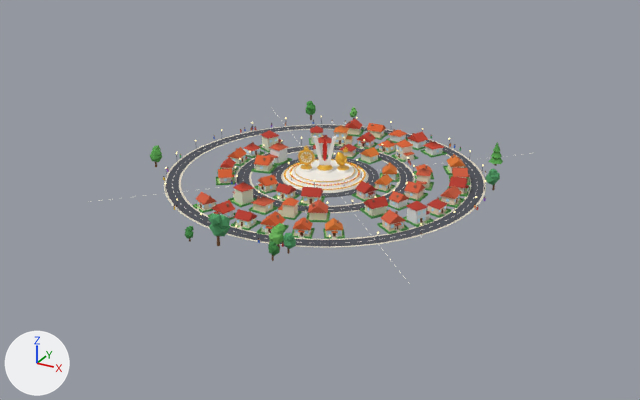
The glTF model towns/tirupati.glb, before and after one commit.
One viewpoint serves both versions: a camera (50 mm lens) standing at (171.0, -315.0, 146.0) and looking at (4.0, -11.0, -6.0). The axes (+X, +Y, +Z) are drawn at lower left. The lights are the same throughout. The older version comes first. Where no turn or scale is listed for an object, it has been applied to the vertices. Vertices at exactly the same position are counted once.

Before the edit, the objects in view are built like this:
```python
me_mesh_25 = bpy.data.meshes.new('Mesh_25')
me_mesh_25.from_pydata(...)  # 3735 vertices, 5212 faces; spans x -73.0..73.0, y -79.0..79.0, z -9.0..9.0
me_mesh_25.materials.append(mat_palettematerial001)
ob_mesh_25 = bpy.data.objects.new('Mesh_25', me_mesh_25)
ob_mesh_25.location = (-0.9, -3.5, 9.1)
```
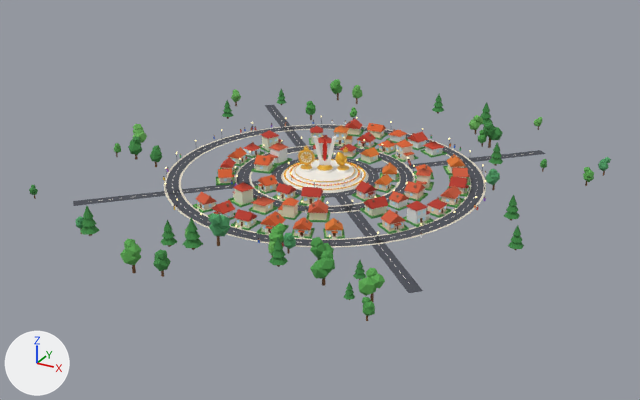
Where the newer file only moved an object's origin or applied its transform, the numbers keep the older frame.

What differs and where, as boxes [x1, y1, x2, y2] in the pictures (640 x 400 px):
'Mesh_25', reshaped (65% wider, 51% taller): before [150, 101, 503, 261]; after [29, 79, 611, 321]
part 1 of me_mesh_25, added: after [598, 163, 609, 171]
part 2 of me_mesh_25, added: after [222, 112, 234, 117]
part 3 of me_mesh_25, added: after [128, 143, 142, 155]
part 4 of me_mesh_25, added: after [132, 136, 141, 144]
part 5 of me_mesh_25, added: after [331, 85, 342, 94]
part 6 of me_mesh_25, added: after [330, 81, 339, 91]
part 7 of me_mesh_25, added: after [478, 135, 486, 143]
part 8 of me_mesh_25, built on: before [278, 144, 451, 170]; after [29, 85, 594, 321]
part 9 of me_mesh_25, added: after [133, 124, 147, 143]
part 10 of me_mesh_25, surface changed: [150, 107, 503, 254] in both

Diff of the bpy script that builds the scene:
```diff
--- a/towns/tirupati.glb.py
+++ b/towns/tirupati.glb.py
@@ me_mesh_25 @@
 # used by ob_mesh_25; location = (-0.9, -3.5, 9.1)
-me_mesh_25.from_pydata(...)  # 3735 vertices, 5212 faces; spans x -73.0..73.0, y -79.0..79.0, z -9.0..9.0
+me_mesh_25.from_pydata(...)  # 5179 vertices, 7572 faces; spans x -96.0..109.0, y -109.0..112.0, z -9.0..9.0
+# me_mesh_25 part 1: a new loose piece, an icosphere of 20 faces spanning x 103.9..108.6, y 60.8..65.2, z -7.1..-2.7, in mat_palettematerial001
+# me_mesh_25 part 2: a new loose piece, a 6-sided cone pointing to +z spanning x -83.3..-77.9, y 45.7..51.8, z -7.5..-3.5, in mat_palettematerial001
+# me_mesh_25 part 3: a new loose piece, an icosphere of 20 faces spanning x -86.4..-80.1, y -24.1..-17.8, z -6.1..-0.6, in mat_palettematerial001
+# me_mesh_25 part 4: a new loose piece, an icosphere of 20 faces spanning x -85.0..-81.3, y -21.6..-18.1, z -2.0..2.2, in mat_palettematerial001
+# me_mesh_25 part 5: a new loose piece, an icosphere of 20 faces spanning x -50.3..-43.6, y 101.9..108.3, z -6.4..0.6, in mat_palettematerial001
+# me_mesh_25 part 6: a new loose piece, an icosphere of 20 faces spanning x -49.9..-44.2, y 100.2..105.6, z -3.5..1.4, in mat_palettematerial001
+# me_mesh_25 part 7: a new loose piece, an icosphere of 20 faces spanning x 46.2..50.6, y 68.9..73.1, z -7.1..-2.6, in mat_palettematerial001
+# me_mesh_25 part 8: 6 vertices moved within x -18.0..35.0, y 3.0..64.0, z -9.0..-1.0; 5 vertices removed from x -18.0..35.0, y 4.0..64.0, z -9.0..-1.0; 1042 vertices added at x -93.0..106.0, y -109.0..112.0, z -9.0..4.0
+# me_mesh_25 part 9: 48 vertices added at x -95.0..-88.0, y -11.0..-5.0, z -9.0..3.0
+# me_mesh_25 part 10: 336 kept faces spanning x -73.0..65.0, y -79.0..79.0, z -7.0..2.0 get new texture (UV) coordinates
+# other edits to the shape of me_mesh_25 do not show in these pictures
 me_mesh_25.materials.append(mat_palettematerial001)
```
